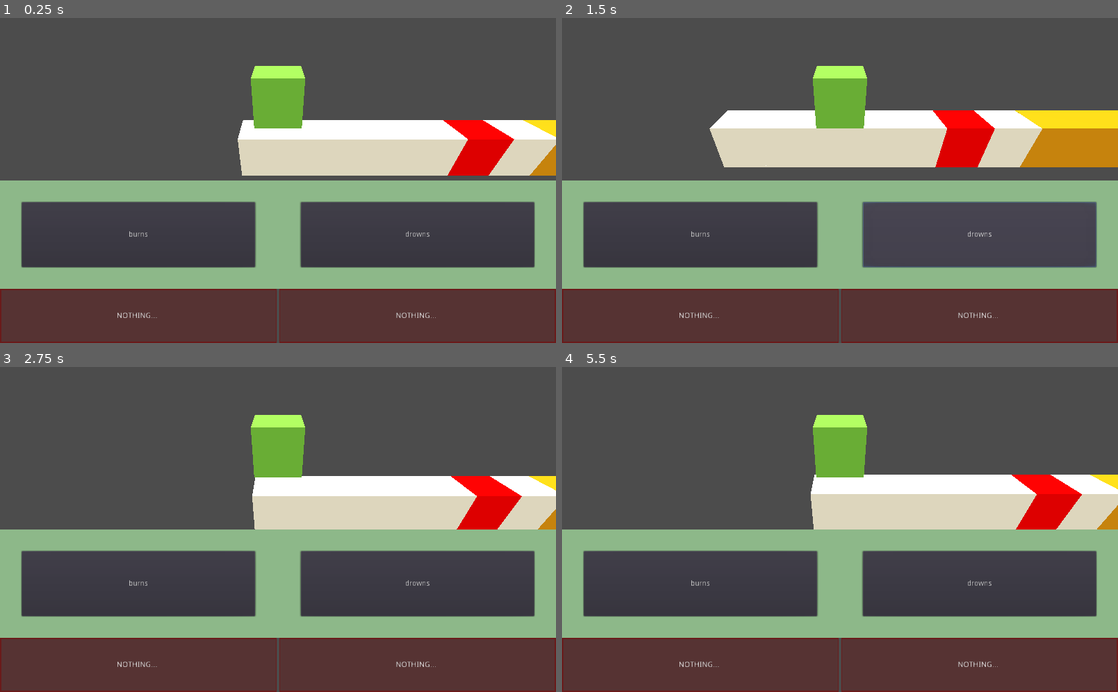
Above: before the commit, frames 1-4 (two rows, left to right).
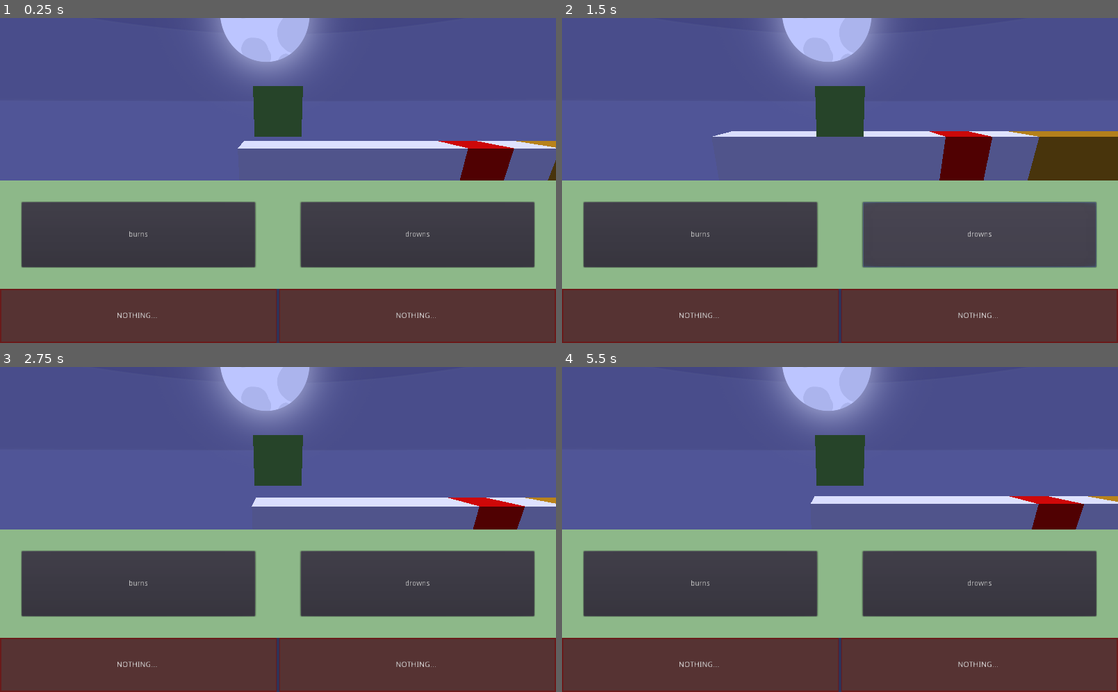
Above: after the commit, the same moments.

Repository: adngdb/ldjam45
Game: Godot game, scene res://Scenes/Main.tscn
The game is run twice, just before and just after one commit, with the same random seed, the same clock (stepped at 60 frames per second) and the same inputs.
Inputs:
- Up to frame 1 (0.25 s): no input
- Up to frame 2 (1.5 s): click "burns" at 0.5 s; click "drowns" at 1.25 s
- Up to frame 3 (2.75 s): click "burns" at 2 s
- Up to frame 4 (5.5 s): click "drowns" at 2.75 s; click "burns" at 3.5 s; click "drowns" at 4.25 s

The runs differ from the first frame. In frame 1, 50% of the frame differs, in the area x 0-100%, y 0-100%; in frame 2, 50%; in frame 3, 50%; in frame 4, 50%.

Commit message:
Add SkyBox and place camera a bit better.

Diff:
--- a/Scenes/Main.tscn
+++ b/Scenes/Main.tscn
@@ -1,8 +1,9 @@
-[gd_scene load_steps=4 format=2]
+[gd_scene load_steps=5 format=2]
 
 [ext_resource path="res://Scenes/Player.tscn" type="PackedScene" id=1]
 [ext_resource path="res://Scenes/Level00.tscn" type="PackedScene" id=2]
 [ext_resource path="res://Scenes/ControlDragDropHorizontal.tscn" type="PackedScene" id=3]
+[ext_resource path="res://Scenes/Skybox.tscn" type="PackedScene" id=4]
 
 [node name="Main" type="Spatial"]
 
@@ -13,8 +14,10 @@
 transform = Transform( 1, 0, 0, 0, 1, 0, 0, 0, 1, 0, 3, 0 )
 
 [node name="Camera" type="Camera" parent="Player"]
-transform = Transform( 1, 0, 0, 0, 0.782642, 0.622473, 0, -0.622473, 0.782642, 0, 3.37084, 10 )
+transform = Transform( 1, 0, 0, 0, 0.948341, 0.317254, 0, -0.317254, 0.948341, 0, 0.37084, 11 )
 
 [node name="Level00" parent="." instance=ExtResource( 2 )]
 
 [node name="ControlDragDropHorizontal" parent="." instance=ExtResource( 3 )]
+
+[node name="Skybox" parent="." instance=ExtResource( 4 )]
